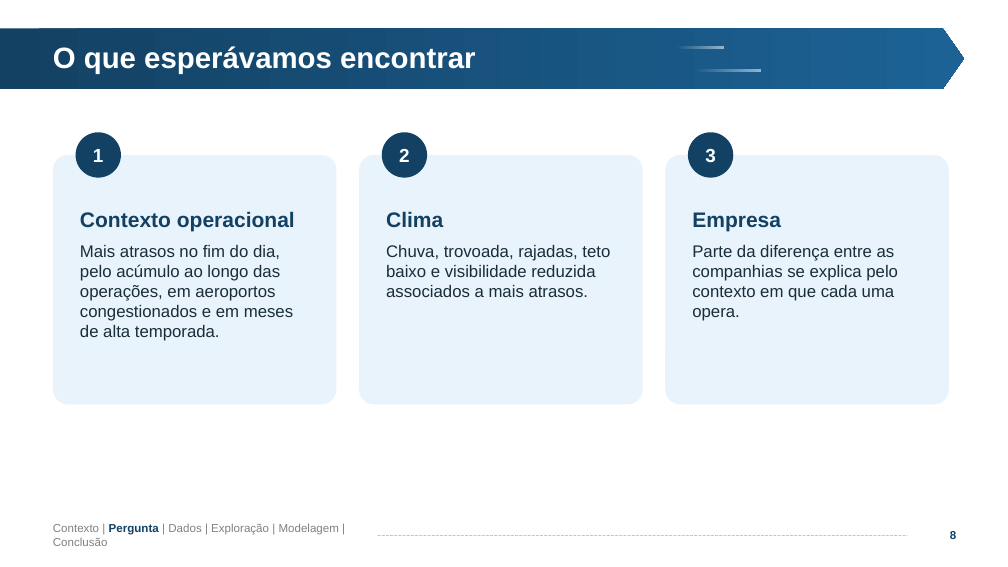
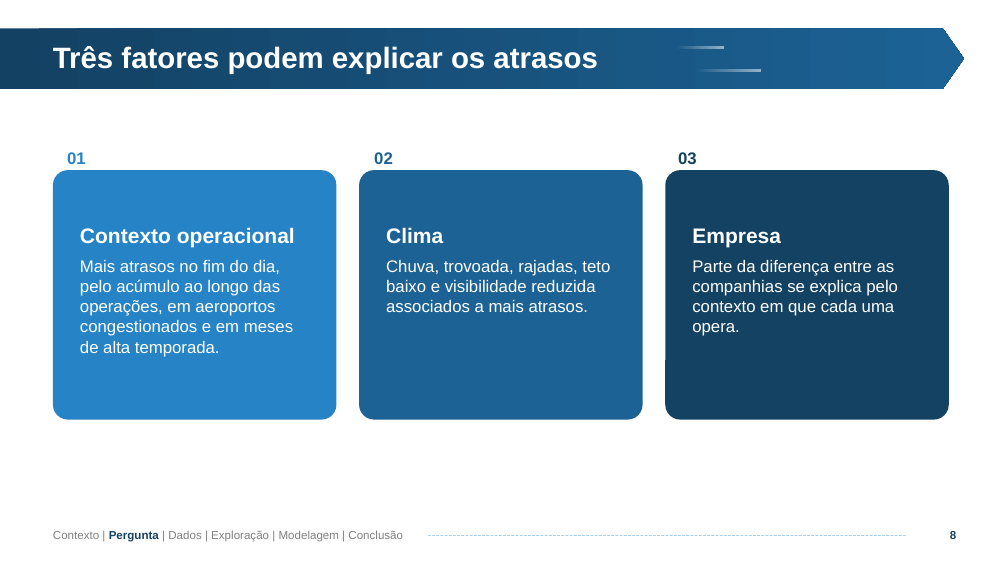
Before and after one commit to Matex0406/Projeto_2_CB, a slide deck: slide 8 of Projeto 2 - CB.pptx. Drawn at 1008x567 pixels with LibreOffice and Linux fonts; fonts in the diff are those of the drawing; background and template pictures are left out. Boxes give left, top, right and bottom in pixels: in the first picture for what was removed or moved away, otherwise in the second. Text is boxed around its words. In the diff, an @@ line names an element or a change of style, - is before the commit and + after.

```diff
--- a/Projeto 2 - CB.pptx
+++ b/Projeto 2 - CB.pptx
@@ title at [53,46,597,74]: text changed @@
-O que esperávamos encontrar
+Três fatores podem explicar os atrasos
@@ ellipse removed at [76,132,121,178] @@
-1
@@ ellipse removed at [382,132,427,178] @@
-2
@@ ellipse removed at [688,132,734,178] @@
-3
@@ rounded rectangle "Contexto operacional" at [53,170,337,420]: text colour #134163 to #FFFFFF in "Contexto operacional"; text colour #1A2D3A to #FFFFFF in "Mais atrasos no fim do dia, pelo ..."; fill #E8F3FB to #2683C6 @@
@@ text added at [67,152,86,164], 16 pt, text #2683C6, bold @@
+01
@@ rounded rectangle "Clima" at [359,170,643,420]: text colour #134163 to #FFFFFF in "Clima"; text colour #1A2D3A to #FFFFFF; fill #E8F3FB to #1D6295 @@
@@ text added at [374,152,393,164], 16 pt, text #1D6295, bold @@
+02
@@ 3 rounded rectangles: place and size @@
-3 rounded rectangles at [53,155,949,405]
+3 rounded rectangles at [53,170,949,420]
@@ rounded rectangle "Empresa" at [665,170,949,420]: text colour #134163 to #FFFFFF in "Empresa"; text colour #1A2D3A to #FFFFFF; fill #E8F3FB to #134263 @@
@@ text added at [678,152,697,164], 16 pt, text #134263, bold @@
+03
@@ text "Contexto | Pergunta | Dados ..." rewrapped from [53,523,339,546] to [53,530,403,542] @@
@@ line moved from (378, 535) - (907, 535) to (429, 535) - (907, 535) @@
```
Also in this commit, not shown: 30 other slides changed, 2 other files.
